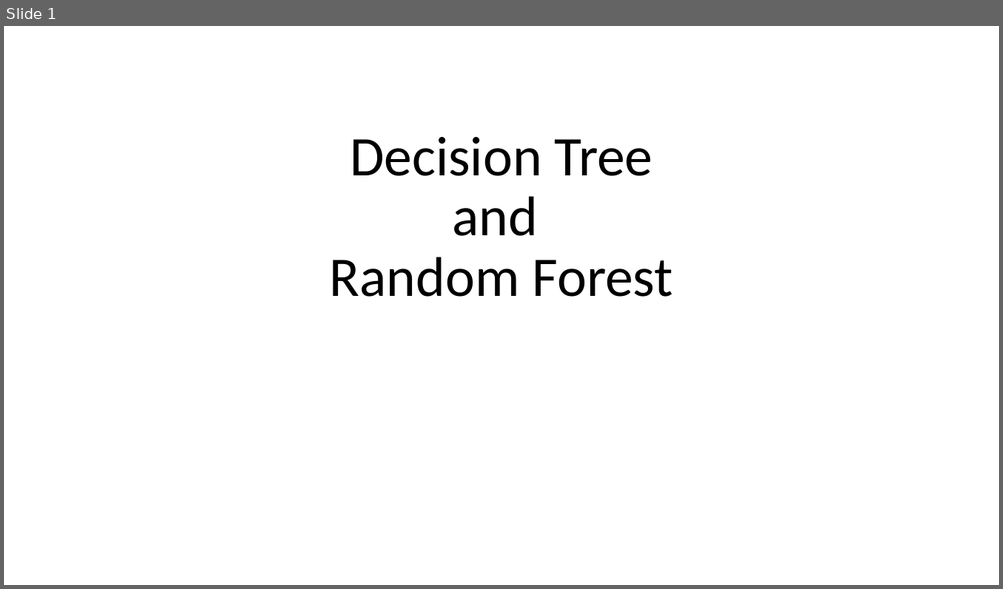
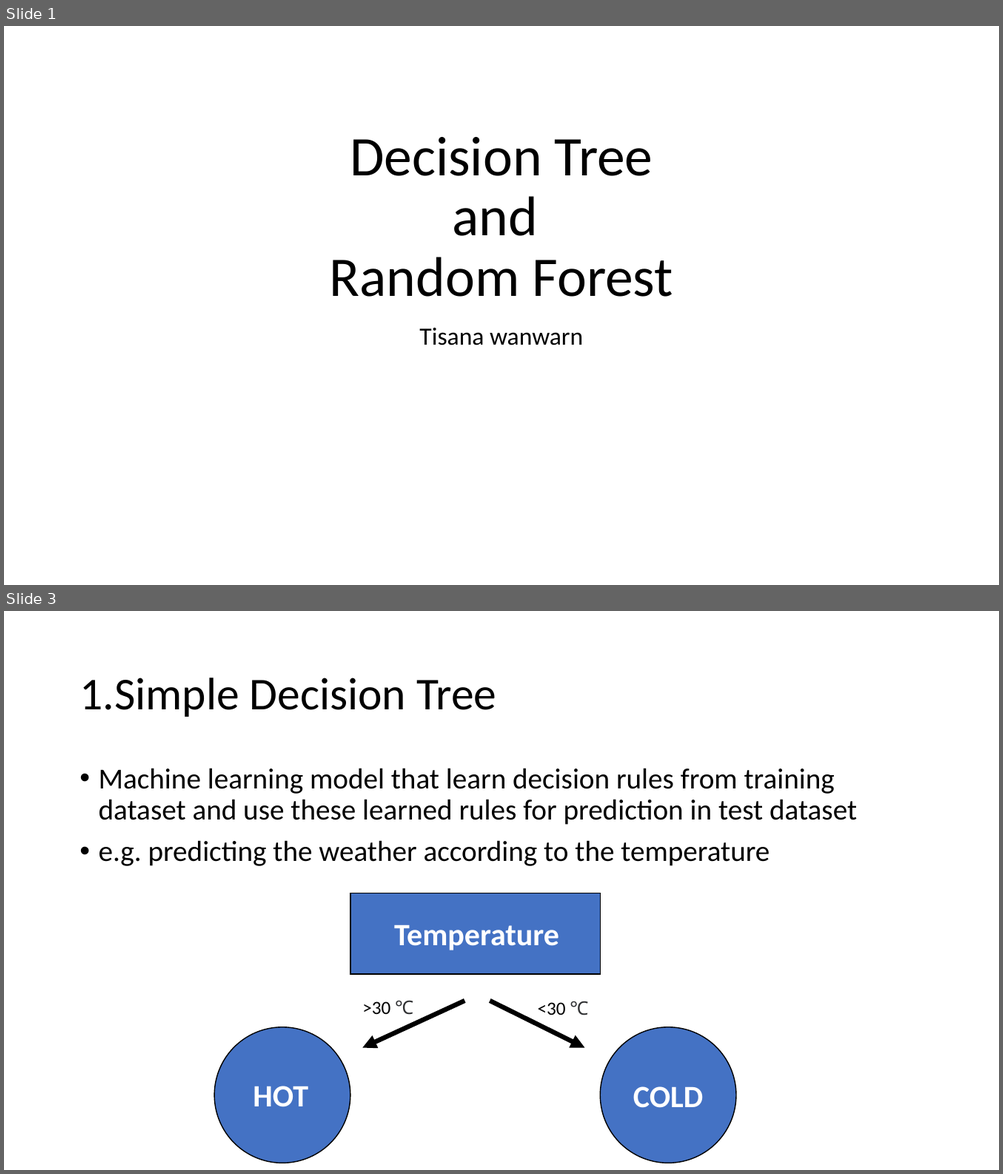
Before and after one commit to gucino/Machine-Learning, a slide deck: Decision_tree_and_Random_forest.pptx. Shown one above the other, each under a label of ours: slide 1 before the commit, slides 1 and 3 after it; the slides between them are not shown. The pictures are 1003x589 and 1003x1174 pixels, drawn with LibreOffice and Linux fonts; fonts in the diff are those of the drawing. Boxes give left, top, right and bottom in pixels: in the first picture for what was removed or moved away, otherwise in the second. Text is boxed around its words. In the diff, an @@ line names an element or a change of style, - is before the commit and + after.

```diff
--- a/Decision_tree_and_Random_forest.pptx
+++ b/Decision_tree_and_Random_forest.pptx
@@ slide 3 added at [4, 611, 999, 1170], background #FFFFFF @@
@@ title added at [79, 678, 496, 717], 44 pt, text #000000 @@
+1.Simple Decision Tree
@@ text added at [99, 768, 856, 866], 28 pt, text #000000 @@
+• Machine learning model that learn decision rules from training dataset and use these learned rules for prediction in test dataset
+• e.g. predicting the weather according to the temperature
@@ group added at [214, 893, 736, 1163]: 5 texts, 2 ellipses, 2 arrows, 1 rectangle @@
+Temperature
+COLD
+HOT
+>30 ℃
+<30 ℃
@@ slide 1 changed as well @@
@@ subtitle added at [419, 328, 583, 346], 24 pt, text #000000 @@
+Tisana wanwarn
```
Also in this commit, not shown: 7 other slides added, 1 slide removed.
